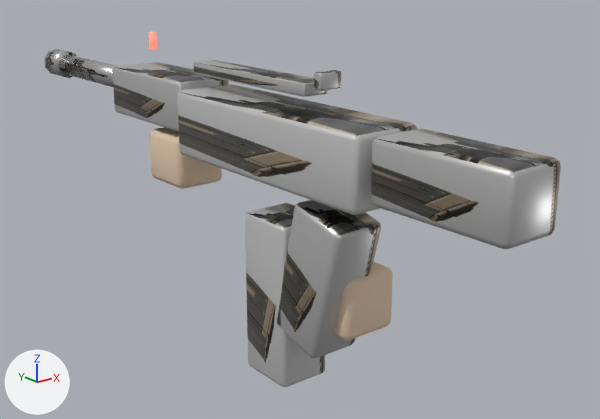
An edit to the glTF model public/assets/models/weapons/smg.glb, drawn before and after from the same camera.
Rendered twice from a 50 mm camera at (-0.307, -0.378, 0.095) aimed at (0.045, 0.061, -0.081). Every picture has the same lights, and +X, +Y and +Z are marked at lower left. The picture after the commit comes second. Where no turn or scale is listed for an object, it has been applied to the vertices. Vertices at exactly the same position are counted once.

Names of what the first picture shows: 'Mag', 'WeaponMesh'.
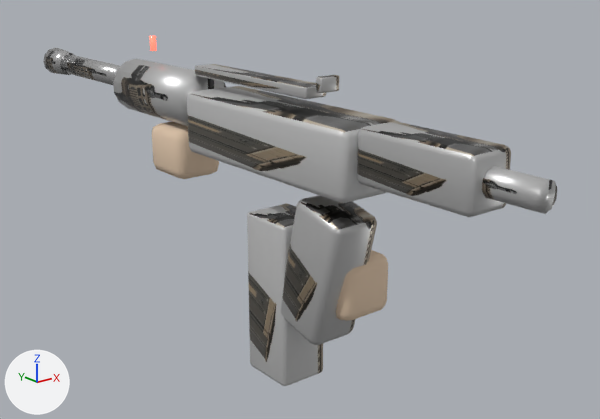
What differs and where, as boxes (x1, y1, x2, y2) in the pictures (600 x 419 px; the box of a moved part takes in the faces that stretch with it):
'WeaponMesh', reshaped
    before: (44, 32, 561, 358)
    after: (43, 35, 557, 345)
part 1 of me_cube, moved or reshaped
    before: (177, 84, 417, 215)
    after: (187, 86, 399, 203)
part 2 of me_cube, added
    after: (113, 58, 226, 126)
part 3 of me_cube, moved or reshaped
    before: (371, 128, 561, 249)
    after: (357, 121, 511, 217)
part 4 of me_cube, added
    after: (482, 166, 557, 214)
part 5 of me_cube, moved or reshaped
    before: (277, 200, 381, 358)
    after: (280, 195, 377, 345)
part 6 of me_cube, added
    after: (60, 54, 120, 85)
part 7 of me_cube, added
    after: (43, 48, 74, 75)
part 8 of me_cube, moved or reshaped
    before: (149, 32, 157, 49)
    after: (149, 35, 157, 51)
part 9 of me_cube, rebuilt (8% narrower, 8% shorter)
    before: (149, 127, 222, 189)
    after: (152, 122, 219, 179)
part 10 of me_cube, rebuilt (12% narrower, 10% shorter)
    before: (334, 261, 393, 340)
    after: (336, 250, 388, 321)
part 11 of me_cube, deleted
    before: (112, 62, 229, 132)
part 12 of me_cube, deleted
    before: (59, 55, 117, 87)
part 13 of me_cube, deleted
    before: (44, 49, 76, 78)
part 14 of me_cube, moved or reshaped
    before: (193, 60, 341, 97)
    after: (195, 64, 339, 99)

The edits, one by one:
me_cube is used by ob_weaponmesh; location (0.0, 0.0, 0.0).
me_cube had 504 vertices, 964 faces and spanned x -0.024..0.035, y -0.165..0.362, z -0.143..0.036.
me_cube now has 500 vertices, 952 faces and spans x -0.023..0.033, y -0.17..0.364, z -0.135..0.034.
me_cube part 1: the loose piece of 56 vertices spanning x -0.024..0.024, y -0.07..0.11, z -0.041..0.005 is scaled about its middle by (0.929, 0.88, 0.9), then moved by (0.0, 0.0, 0.002).
me_cube part 2: a new loose piece, a 14-sided cylinder along y spanning x -0.019..0.019, y 0.11..0.21, z -0.026..0.014, in mat_dark (picture img_smg_ref).
me_cube part 3: the loose piece of 56 vertices spanning x -0.019..0.019, y -0.165..-0.075, z -0.034..0.004 is scaled about its middle by (0.763, 0.883, 0.822), then moved by (0.0, 0.02, 0.005).
me_cube part 4: a new loose piece, a 10-sided cylinder along y spanning x -0.008..0.008, y -0.17..-0.11, z -0.018..-0.002, in mat_dark (picture img_smg_ref).
me_cube part 5: the loose piece of 56 vertices spanning x -0.018..0.018, y -0.05..0.01, z -0.143..-0.047 is scaled about its middle by (0.903, 0.921, 0.928), then moved by (0.0, 0.0, 0.005).
me_cube part 6: a new loose piece, a 14-sided cylinder along y spanning x -0.008..0.008, y 0.225..0.335, z -0.012..0.006, in mat_steel (picture img_smg_ref).
me_cube part 7: a new loose piece, a 12-sided cut cone along y (radius 0.01 at the low end, 0.012 at the high end) spanning x -0.012..0.012, y 0.336..0.364, z -0.015..0.009, in mat_steel (picture img_smg_ref).
me_cube part 8: the loose piece of 8 vertices spanning x -0.002..0.002, y 0.178..0.182, z 0.024..0.036 is moved by (0.0, 0.0, -0.002).
me_cube part 9: the loose piece of 56 vertices spanning x -0.019..0.019, y 0.117..0.162, z -0.069..-0.031 is rebuilt with 56 vertices and now spans x -0.018..0.018, y 0.118..0.162, z -0.063..-0.027.
me_cube part 10: the loose piece of 56 vertices spanning x -0.005..0.035, y -0.045..0.005, z -0.13..-0.09 is rebuilt with 56 vertices and now spans x -0.005..0.033, y -0.044..0.004, z -0.119..-0.081.
me_cube part 11: the loose piece of 56 vertices spanning x -0.021..0.021, y 0.11..0.21, z -0.026..0.01 is deleted.
me_cube part 12: the loose piece of 28 vertices spanning x -0.009..0.009, y 0.22..0.34, z -0.013..0.005 is deleted.
me_cube part 13: the loose piece of 20 vertices spanning x -0.011..0.011, y 0.338..0.362, z -0.016..0.008 is deleted.
me_cube part 14: 4 vertices moved within x -0.008..0.008, y -0.01..0.11, z 0.014; 100 vertices removed from x -0.009..0.009, y -0.023..0.11, z 0.014..0.029; 100 vertices added at x -0.008..0.008, y -0.022..0.11, z 0.013..0.026.
